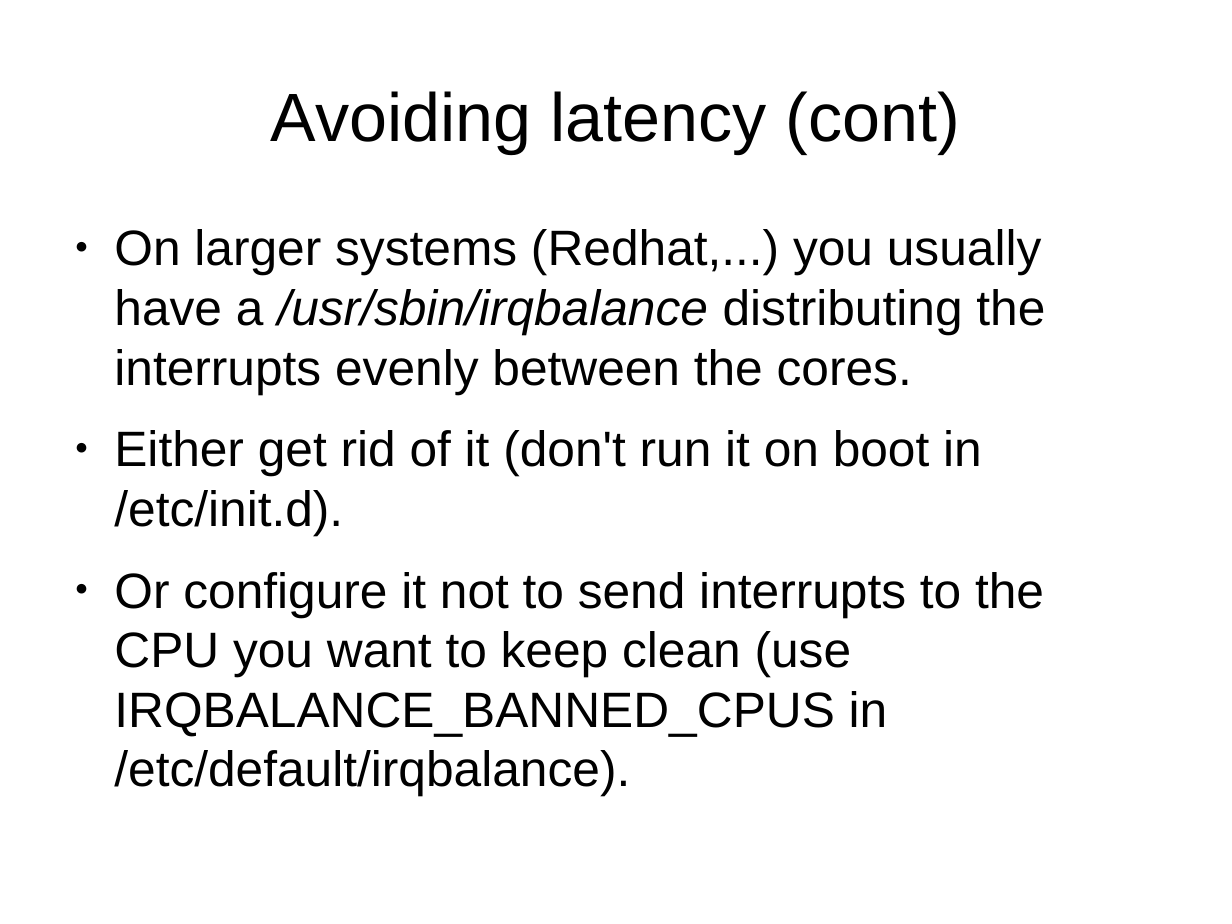
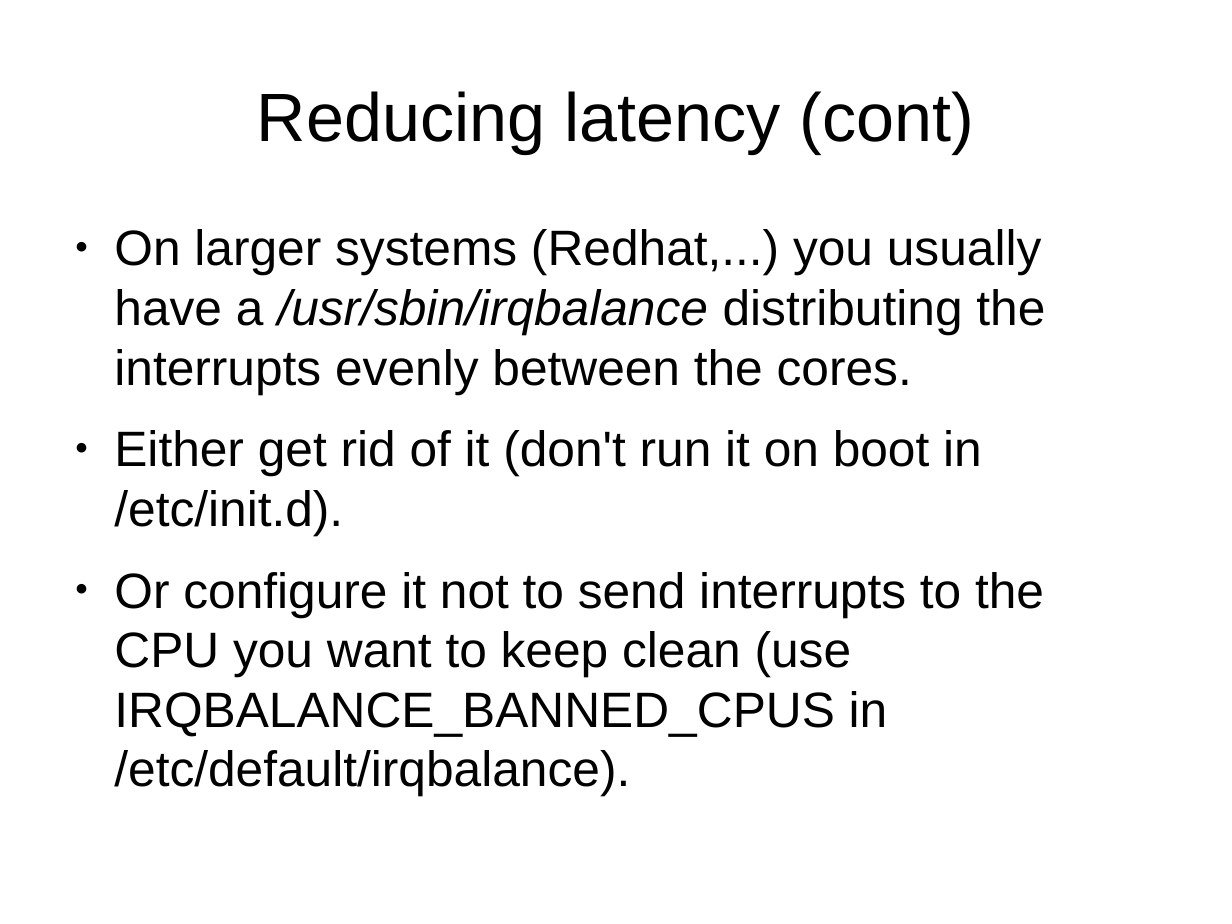
Before and after one commit to kalmuthu/slides, a slide deck: slide 28 of odp/realtime.odp (slide 19 before the commit). Drawn at 1232x924 pixels with LibreOffice and Linux fonts; fonts in the diff are those of the drawing. Boxes give left, top, right and bottom in pixels: in the first picture for what was removed or moved away, otherwise in the second. Text is boxed around its words. In the diff, an @@ line names an element or a change of style, - is before the commit and + after.

```diff
--- a/odp/realtime.odp
+++ b/odp/realtime.odp
@@ title at [257, 91, 973, 153]: text changed @@
-Avoiding latency (cont)
+Reducing latency (cont)
```
Also in this commit, not shown: 11 other slides changed, 9 slides added.
